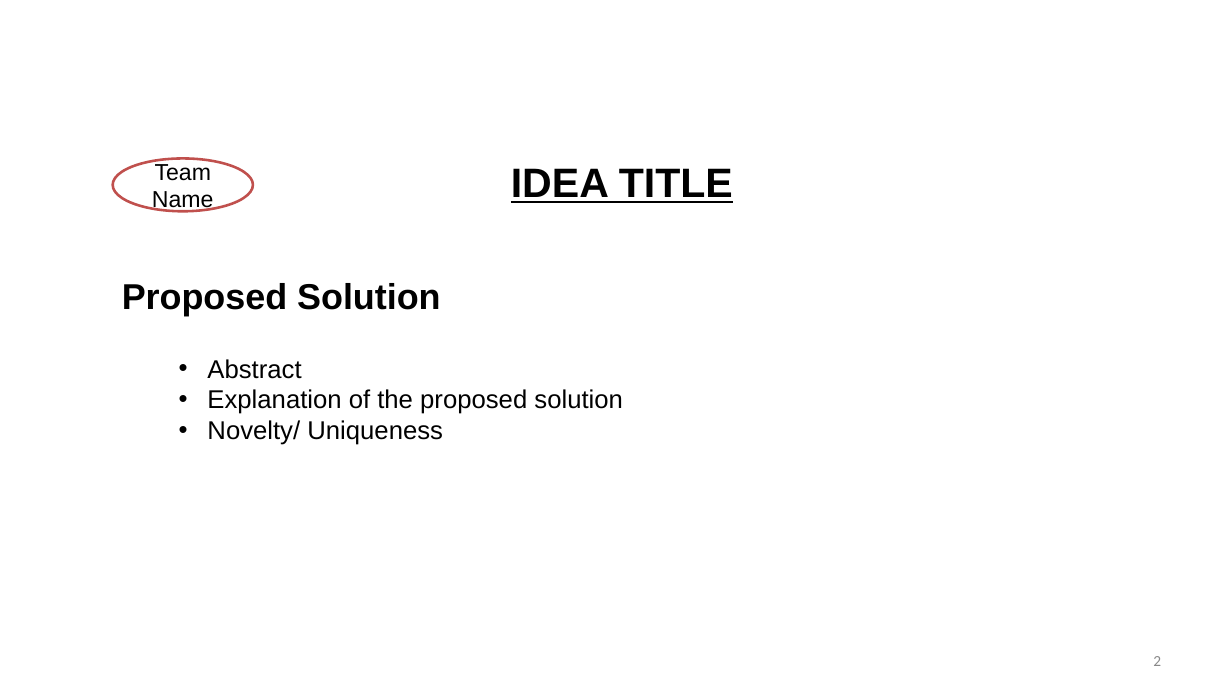
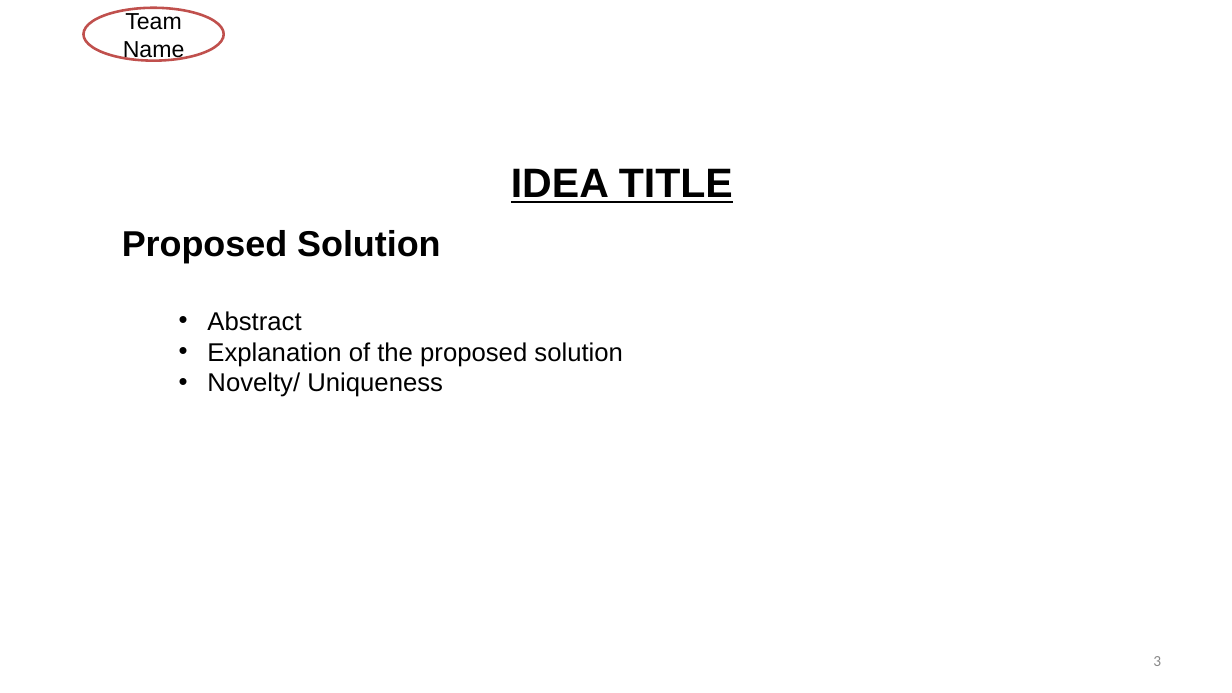
Before and after one commit to gdgrec/HackHerVerse-1, a slide deck: slide 3 of public/Hackerverse_PPT.pptx (slide 2 before the commit). Drawn at 1232x693 pixels with LibreOffice and Linux fonts; fonts in the diff are those of the drawing; background and template pictures are left out. Boxes give left, top, right and bottom in pixels: in the first picture for what was removed or moved away, otherwise in the second. Text is boxed around its words. In the diff, an @@ line names an element or a change of style, - is before the commit and + after.

```diff
--- a/public/Hackerverse_PPT.pptx
+++ b/public/Hackerverse_PPT.pptx
@@ ellipse "Team Name": place and size @@
-ellipse "Team Name" at box(113, 158, 253, 211)
+ellipse "Team Name" at box(83, 7, 224, 60)
@@ text "Proposed Solution": place and size @@
-text "Proposed Solution" at box(122, 283, 440, 316)
+text "Proposed Solution" at box(122, 230, 440, 263)
@@ text "Abstract": place and size @@
-text "Abstract" at box(207, 359, 623, 445)
+text "Abstract" at box(207, 311, 623, 397)
@@ page number at box(1153, 656, 1161, 666): text changed @@
-2
+3
```
Also in this commit, not shown: 5 other slides changed, 1 slide added, 6 other files.
